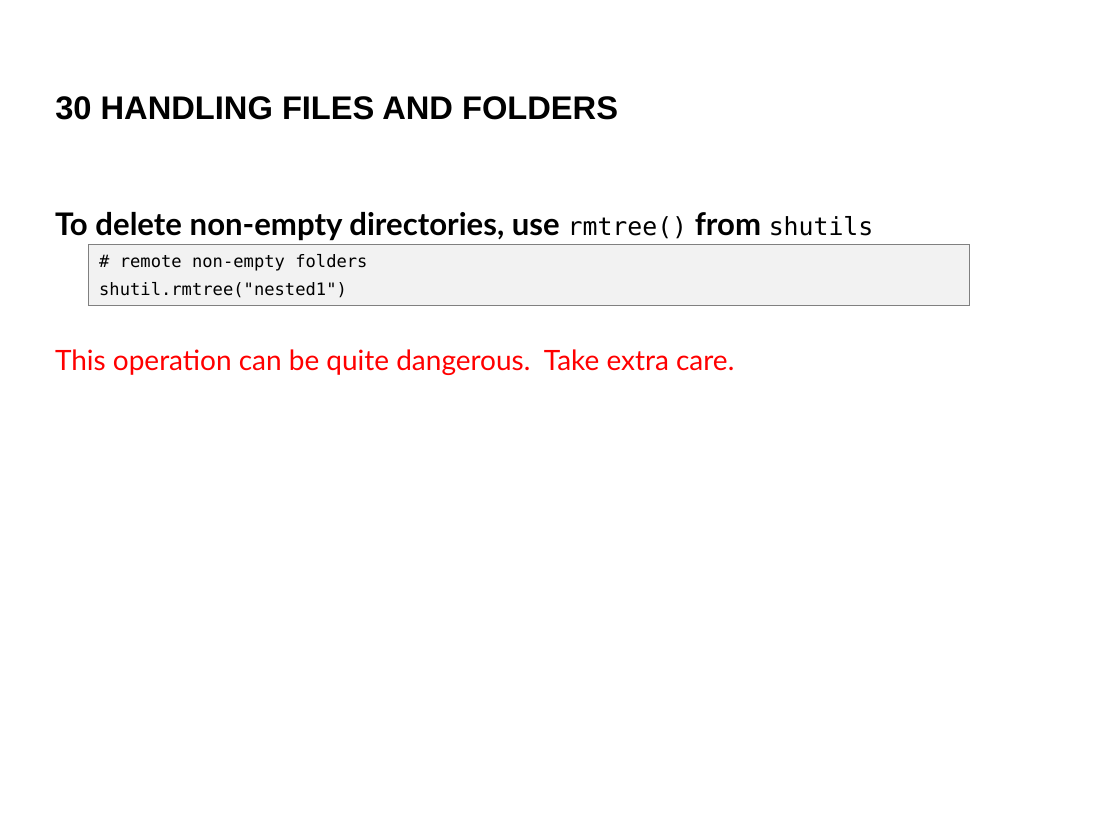
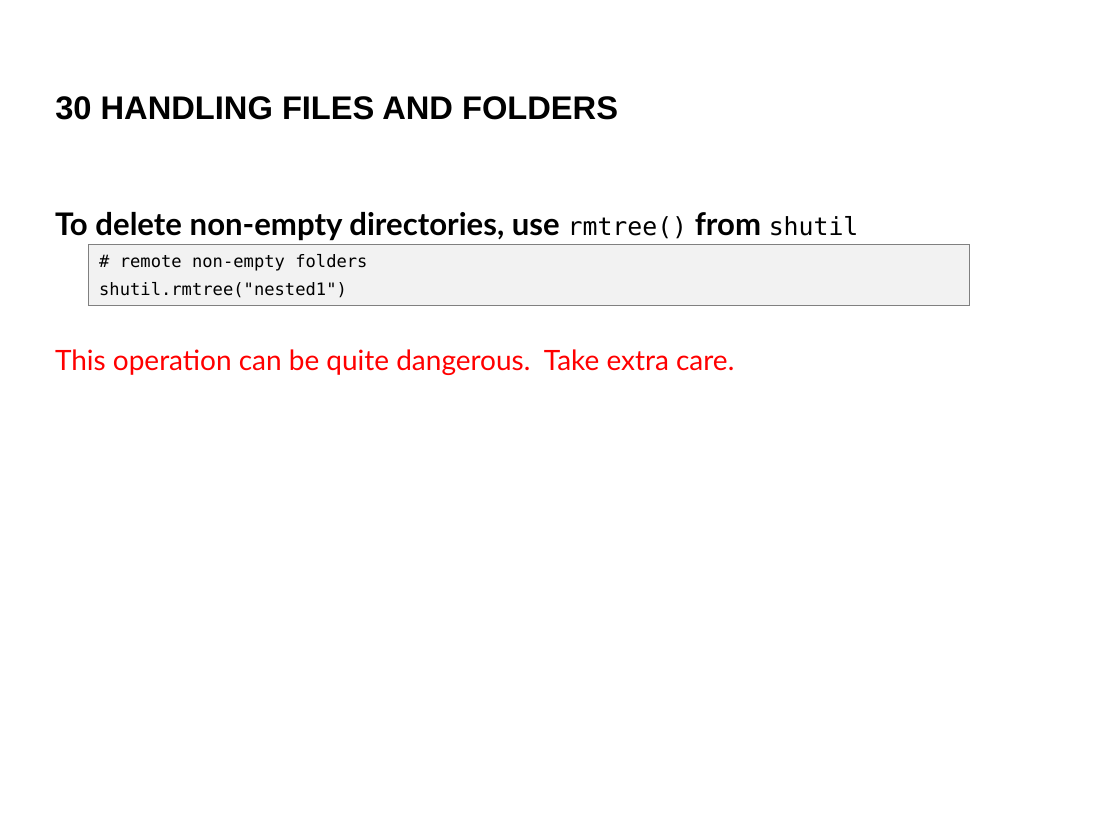
Before and after one commit to bryanbsun/pythonps, a slide deck: slide 55 of Python Problem Solver 2.pptx. Drawn at 1120x840 pixels with LibreOffice and Linux fonts; fonts in the diff are those of the drawing; background and template pictures are left out. Boxes give left, top, right and bottom in pixels: in the first picture for what was removed or moved away, otherwise in the second. Text is boxed around its words. In the diff, an @@ line names an element or a change of style, - is before the commit and + after.

```diff
--- a/Python Problem Solver 2.pptx
+++ b/Python Problem Solver 2.pptx
@@ text at (55, 212, 859, 240): text changed @@
-To delete non-empty directories, use rmtree() from shutils
+To delete non-empty directories, use rmtree() from shutil
```
Also in this commit, not shown: 3 other slides changed, 18 slides added, 18 other files.
